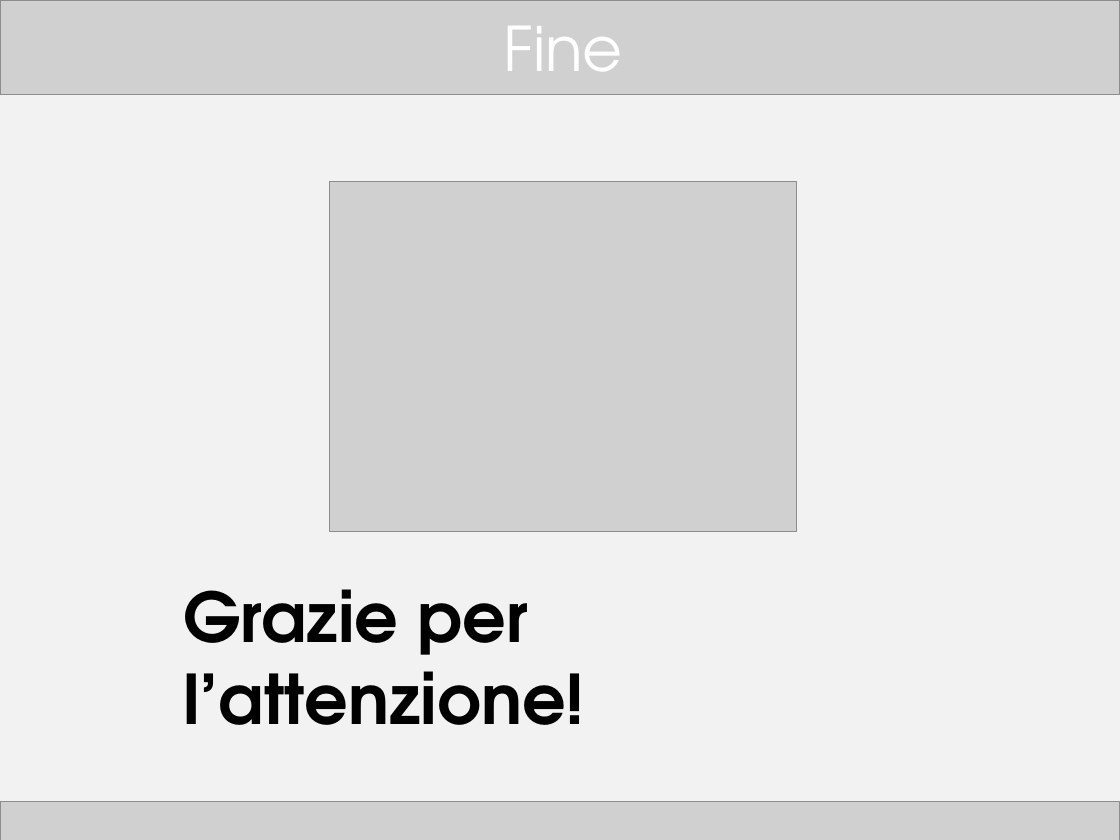
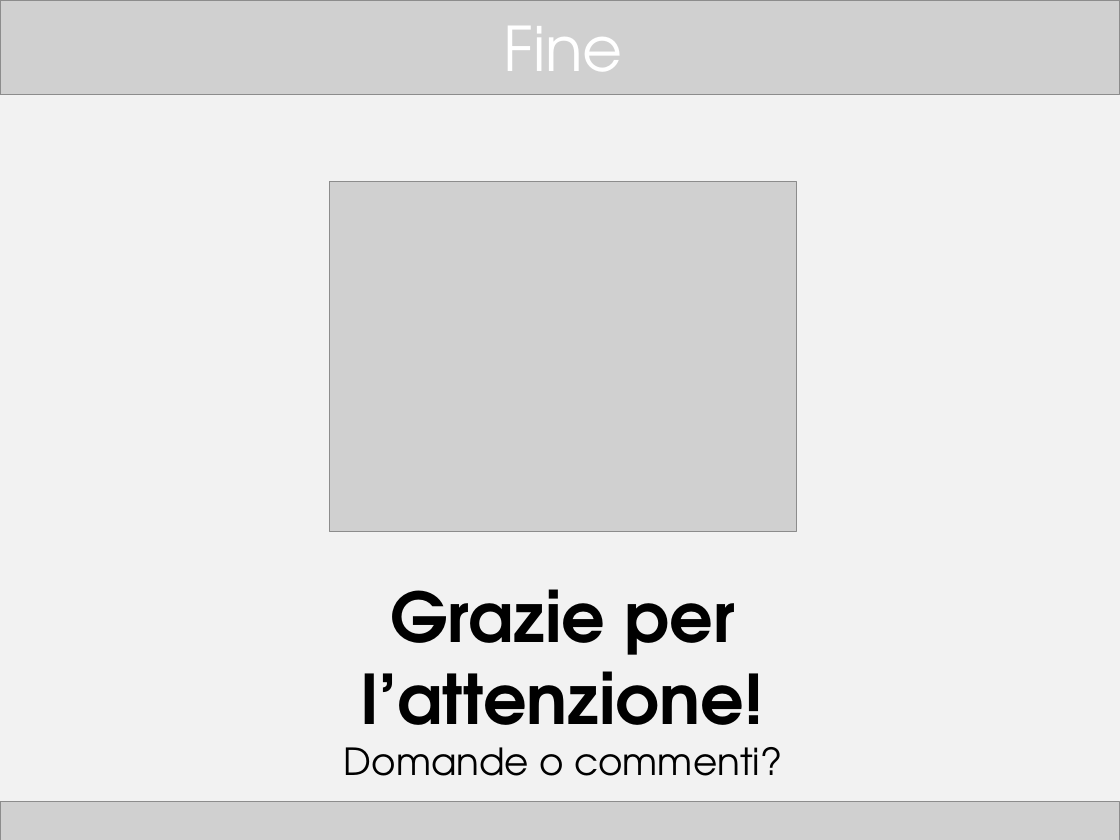
Before and after one commit to TTia/xblog-thesis, a slide deck: slide 22 of Presentazione.pptx. Drawn at 1120x840 pixels with LibreOffice and Linux fonts; fonts in the diff are those of the drawing; grey boxes stand for pictures. Boxes give left, top, right and bottom in pixels: in the first picture for what was removed or moved away, otherwise in the second. Text is boxed around its words. In the diff, an @@ line names an element or a change of style, - is before the commit and + after.

```diff
--- a/Presentazione.pptx
+++ b/Presentazione.pptx
@@ text at <box>362,589,764,753</box>: alignment left to centre @@
@@ text at <box>344,747,782,776</box>: paragraph added @@
+Domande o commenti?
```
Also in this commit, not shown: 15 other slides changed, 1 other file.
